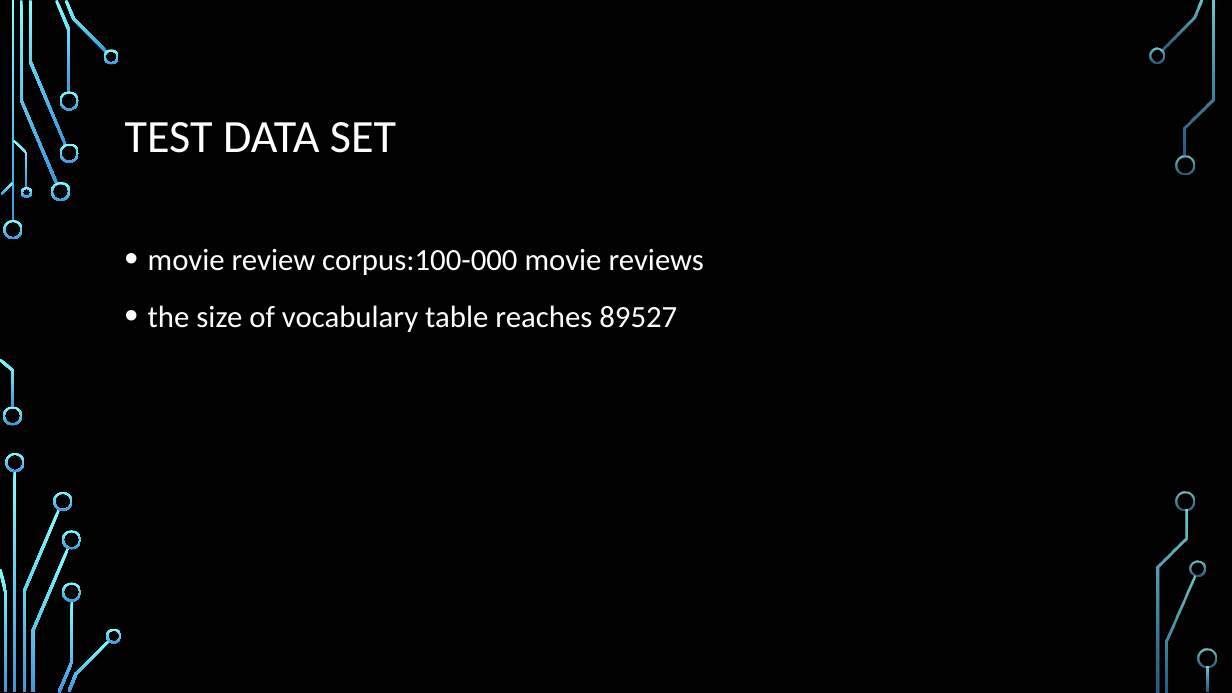
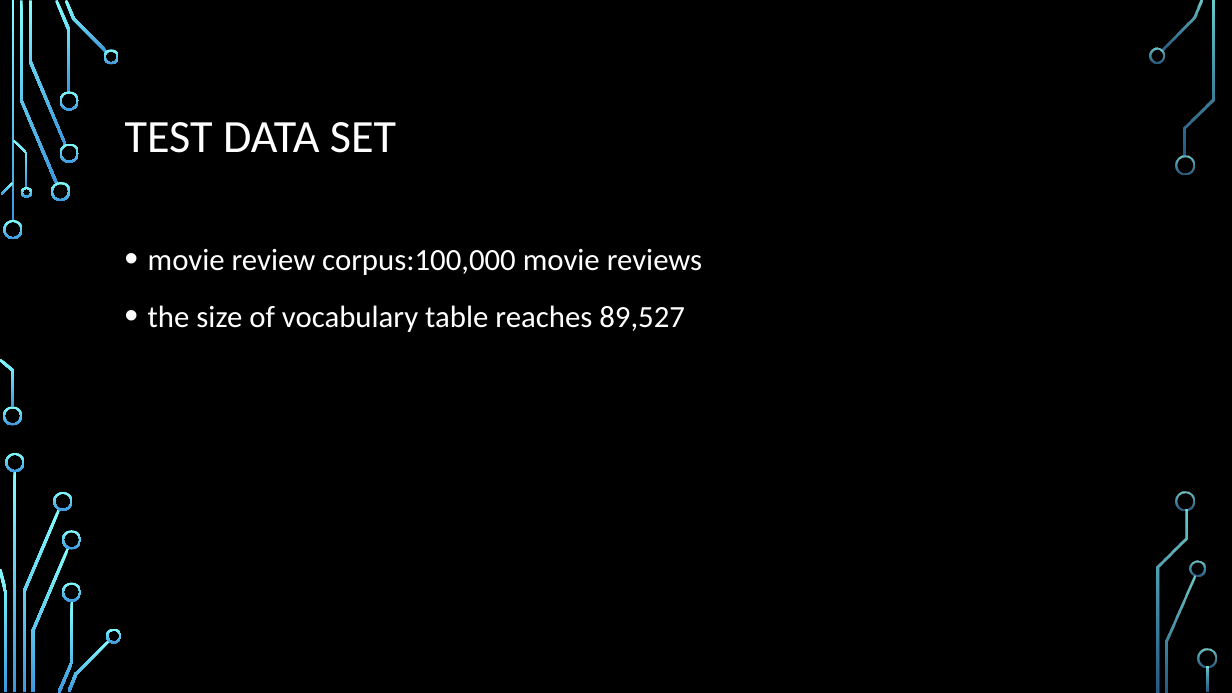
Before and after one commit to danielfu811/course_project_Parallel_Word_Embedding, a slide deck: slide 10 of proposal_presentation.pptx. Drawn at 1232x693 pixels with LibreOffice and Linux fonts; fonts in the diff are those of the drawing; background and template pictures are left out. Boxes give left, top, right and bottom in pixels: in the first picture for what was removed or moved away, otherwise in the second. Text is boxed around its words. In the diff, an @@ line names an element or a change of style, - is before the commit and + after.

```diff
--- a/proposal_presentation.pptx
+++ b/proposal_presentation.pptx
@@ text at [148,249,703,332]: text changed @@
-• movie review corpus:100-000 movie reviews
-• the size of vocabulary table reaches 89527
+• movie review corpus:100,000 movie reviews
+• the size of vocabulary table reaches 89,527
```
Also in this commit, not shown: 1 other slide changed, 1 slide added, 1 other file.
